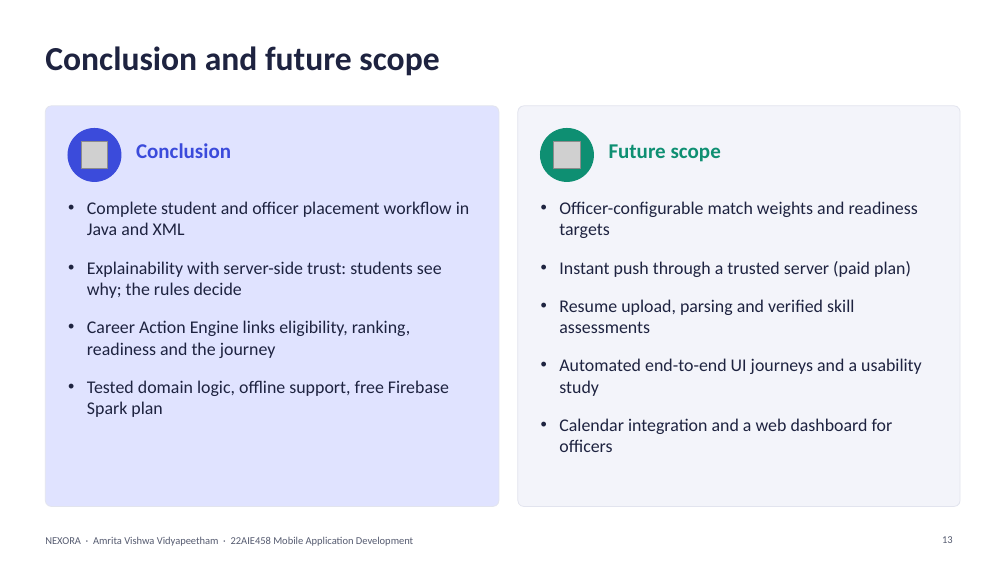
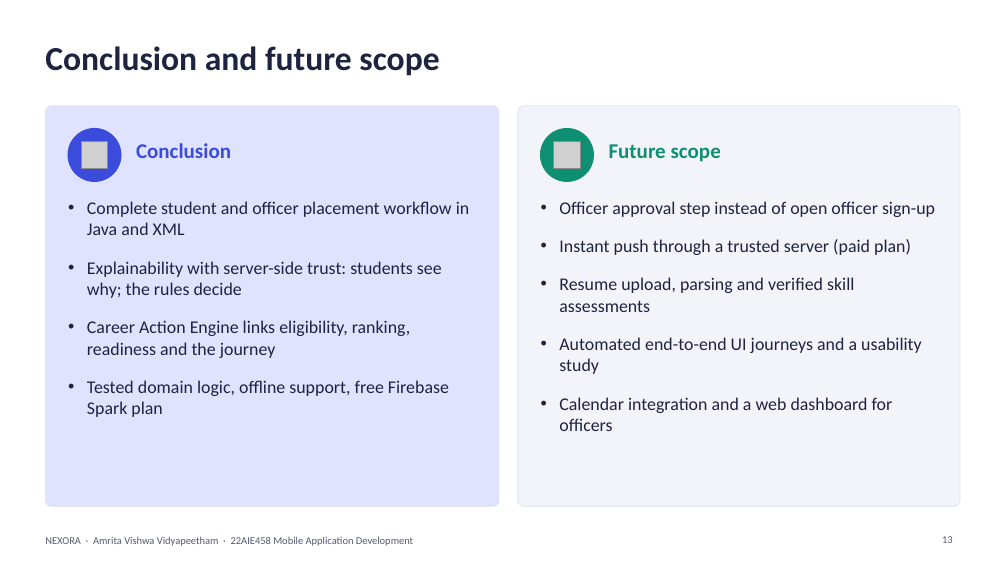
Before and after one commit to RuthiKode/nexora, a slide deck: slide 13 of project_documentation/NEXORA_Project_Presentation.pptx. Drawn at 1008x567 pixels with LibreOffice and Linux fonts; fonts in the diff are those of the drawing; grey boxes stand for pictures. Boxes give left, top, right and bottom in pixels: in the first picture for what was removed or moved away, otherwise in the second. Text is boxed around its words. In the diff, an @@ line names an element or a change of style, - is before the commit and + after.

Commit message:
Update report and presentation for live deployment and officer sign-up

```diff
--- a/project_documentation/NEXORA_Project_Presentation.pptx
+++ b/project_documentation/NEXORA_Project_Presentation.pptx
@@ text at bbox=[559, 201, 935, 217]: text changed @@
-• Officer-configurable match weights and readiness targets
+• Officer approval step instead of open officer sign-up
```
Also in this commit, not shown: 5 other slides changed, 2 other files.
